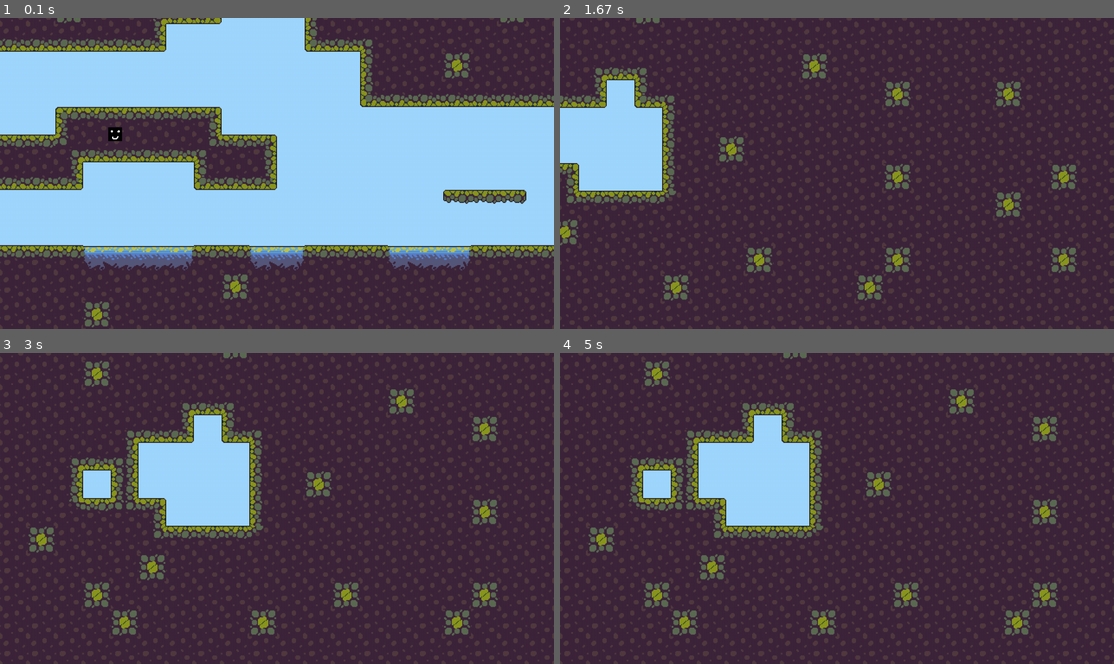
Above: before the commit, frames 1-4 (two rows, left to right).
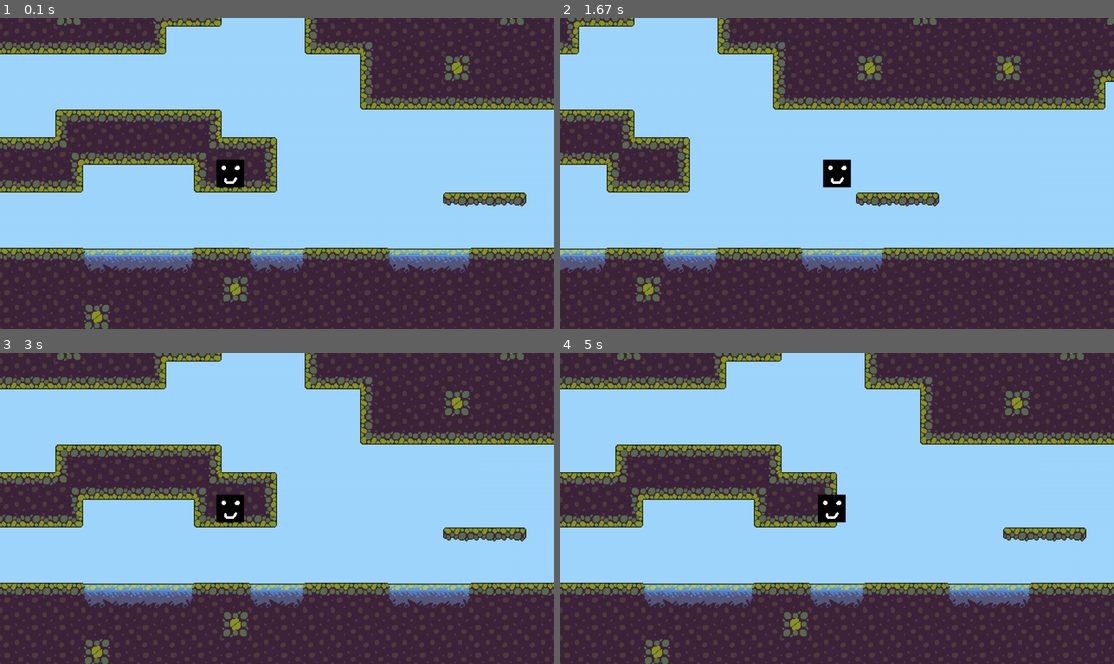
Above: after the commit, the same moments.

Repository: KDO1T/Return-To-Sender
Game: pygame game, started from main.py
The game is run twice, just before and just after one commit, with the same random seed, the same clock (stepped at 60 frames per second) and the same inputs.
Inputs:
- Up to frame 1 (0.1 s): no input
- Up to frame 2 (1.67 s): hold D 0.33-0.8 s; hold W 0.83-1.13 s; hold D 1.17-1.63 s
- Up to frame 3 (3 s): hold A 1.67-2.2 s; hold A 2.57-2.97 s
- Up to frame 4 (5 s): hold D 3.4-4.03 s; hold A 4.47-4.93 s; hold D from 4.97 s (still down)

The runs differ from the first frame. In frame 1, 13% of the frame differs, in the area x 0-100%, y 0-100%; in frame 2, 62%; in frame 3, 65%; in frame 4, 65%.

Commit message:
fixed camera movement and player is centered now

Diff:
--- a/main.py
+++ b/main.py
@@ -171,19 +171,19 @@
 
     # *-- VERTICAL MOVEMENT + VERTICAL COLLISIONS --*
 
-    #gravity
-    player_movement[1] = player_y_momentum
-
-    player_y_momentum += 0.2
-    if player_y_momentum > 10:
-        player_y_momentum = 10
-
-    if player_y_momentum >= 0 and player_y_momentum <= 1: #checks if player is in the air
-        pass
-    else:
-        on_ground = False
-
-    player_rect.y += player_movement[1]
+    # #gravity
+    # player_movement[1] = player_y_momentum
+
+    # player_y_momentum += 0.2
+    # if player_y_momentum > 10:
+    #     player_y_momentum = 10
+
+    # if player_y_momentum >= 0 and player_y_momentum <= 1: #checks if player is in the air
+    #     pass
+    # else:
+    #     on_ground = False
+
+    # player_rect.y += player_movement[1]
 
     #jump
     if jump == True:
@@ -222,8 +222,8 @@
 
 
 
-    camera_x = player_rect.centerx - base_res_x // 2
-    camera_y = player_rect.centery - base_res_y // 2
+    camera_x = player_rect.centerx - (base_res_x // 2)
+    camera_y = player_rect.centery - (base_res_y // 2)
 
      #map clamping
     max_cam_x = total_map_w - base_res_x
@@ -251,12 +251,17 @@
         #updating y offset
         current_y += row[0].map_h
 
+    player_render_pos = (player_rect.x - camera_x, player_rect.y - camera_y)
+    canvas.blit(player_sprite, player_render_pos) #draws the player onto the location of its hitbox*
+
+
+
     #scale the screen
     scaled_resolution = pygame.transform.scale(canvas, (screen_state_w, screen_state_h))
 
+
     screen.blit(scaled_resolution,(0,0))   #creates a window to be displayed
 
-    screen.blit(player_sprite, player_rect) #draws the player onto the location of its hitbox*
 
     pygame.display.update() #updates the screen
     clock.tick(60) #ensures framerate is consistently 60fps
